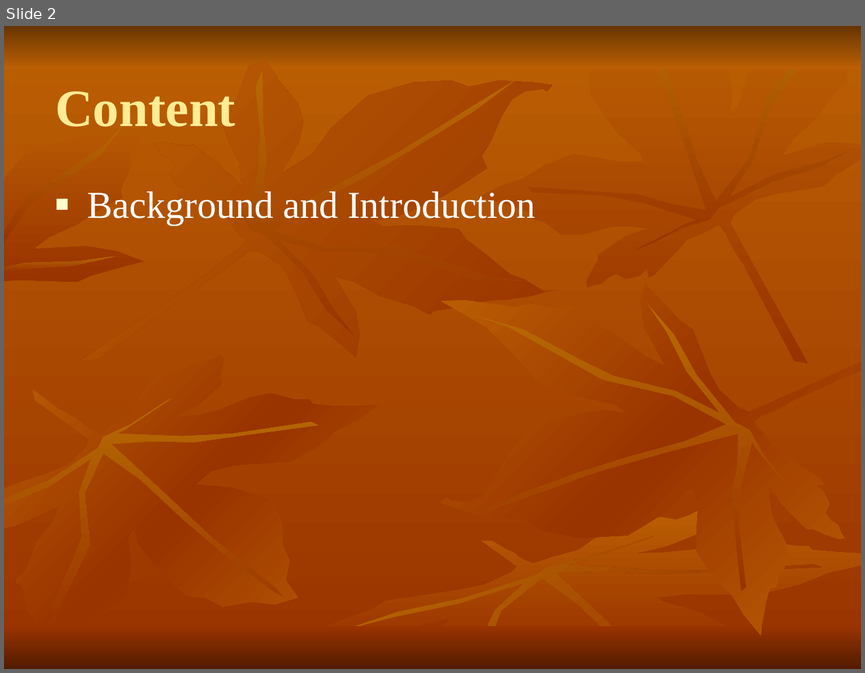
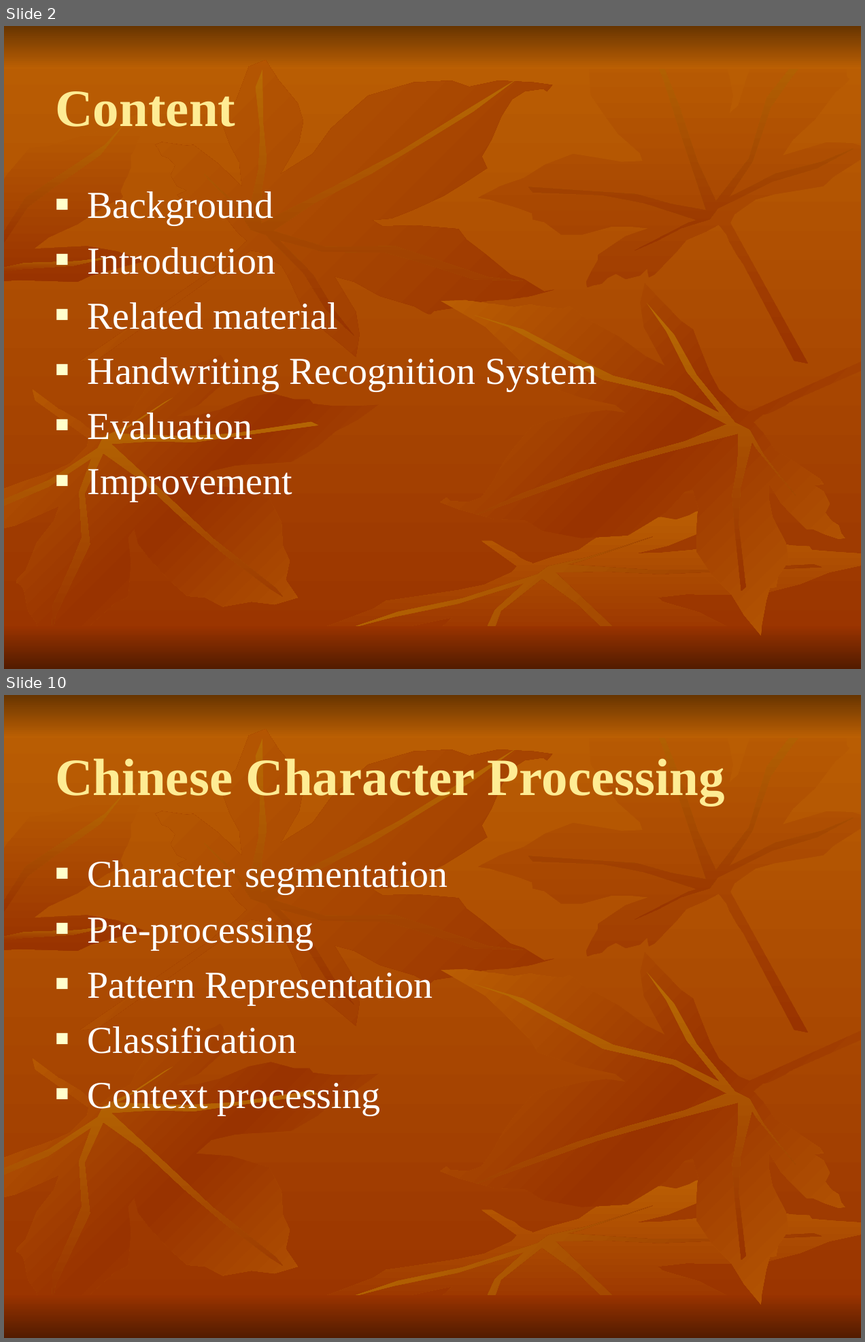
Before and after one commit to shaileshBhokare/honours, a slide deck: Dissertition/report/presentation.ppt. Shown one above the other, each under a label of ours: slide 2 before the commit, slides 2 and 10 after it; the slides between them are not shown. The pictures are 865x673 and 865x1342 pixels, drawn with LibreOffice and Linux fonts; fonts in the diff are those of the drawing. Boxes give left, top, right and bottom in pixels: in the first picture for what was removed or moved away, otherwise in the second. Text is boxed around its words. In the diff, an @@ line names an element or a change of style, - is before the commit and + after.

```diff
--- a/Dissertition/report/presentation.ppt
+++ b/Dissertition/report/presentation.ppt
@@ slide 10 added at box(4, 695, 861, 1338), background gradient #BB5F03 to #993300; not listed: 18 template elements that a slide beside it also shows @@
@@ title added at box(55, 758, 725, 805), 44 pt, text #FEEC94, bold @@
+Chinese Character Processing
@@ text added at box(88, 860, 447, 1115), 32 pt, text #FFFFFF @@
+■ Character segmentation
+■ Pre-processing
+■ Pattern Representation
+■ Classification
+■ Context processing
@@ slide 2 changed as well @@
@@ text at box(88, 191, 597, 501): text changed @@
-■ Background and Introduction
+■ Background
+■ Introduction
+■ Related material
+■ Handwriting Recognition System
+■ Evaluation
+■ Improvement
```
Also in this commit, not shown: 1 other slide changed, 18 other slides added, 1 other file.
